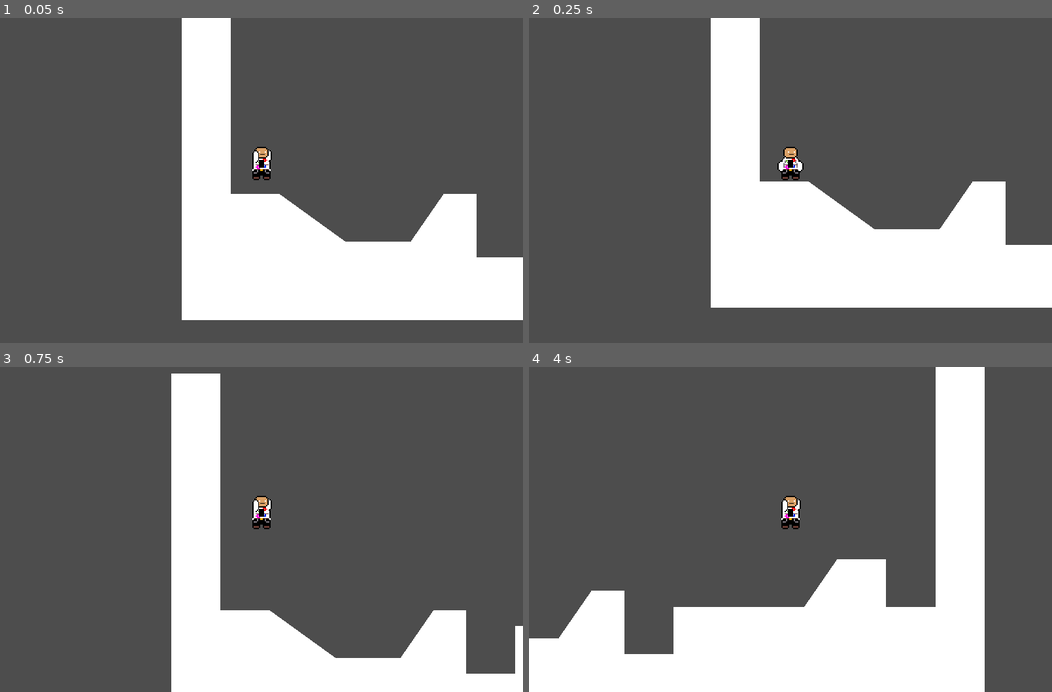
Above: before the commit, frames 1-4 (two rows, left to right).
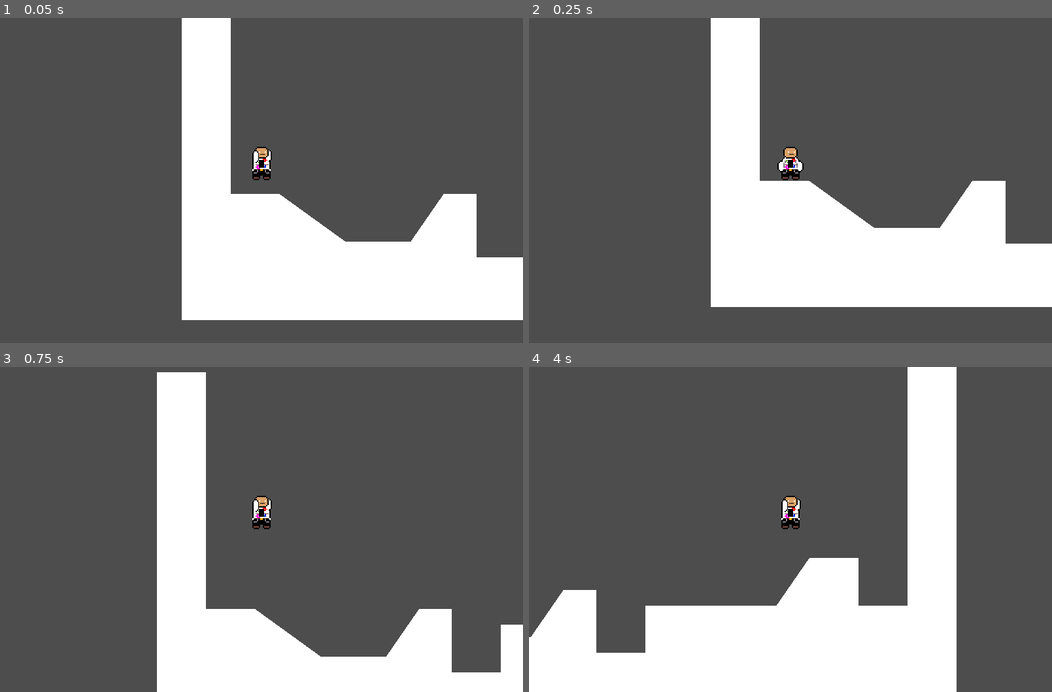
Above: after the commit, the same moments.

Repository: AnOropeza26/Capstone-game
Game: Godot game, scene res://world.tscn
The game is run twice, just before and just after one commit, with the same random seed, the same clock (stepped at 60 frames per second) and the same inputs.
Inputs:
- Up to frame 1 (0.05 s): no input
- Up to frame 2 (0.25 s): no input
- Up to frame 3 (0.75 s): tap Enter (ui_accept) at 0.5 s; hold Right (ui_right) from 0.53 s (still down)
- Up to frame 4 (4 s): tap Enter (ui_accept) at 0.77, 1.52, 3.02, 3.77 s; release Right (ui_right) at 2.03 s; hold Left (ui_left) 2.03-2.78 s; hold Right (ui_right) from 2.78 s (still down)

Frame 1 is identical in both runs. In frame 2, 0.3% of the frame differs, in the area x 34-100%, y 50-90%; in frame 3, 6.6%; in frame 4, 14%, in the area x 0-88%, y 0-100%.

Commit message:
tweaked movement + added coyote jump

Diff:
--- a/player.tscn
+++ b/player.tscn
@@ -7,13 +7,15 @@
 
 
 const SPEED = 175.0
-const ACCELERATION = 400.0
+const ACCELERATION = 1000.0
 const JUMP_VELOCITY = -400.0
-const FRICTION = 1000.0
+const FRICTION = 4000.0
 
 var gravity = ProjectSettings.get_setting(\"physics/2d/default_gravity\")
 
 @onready var animated_sprite_2d = $AnimatedSprite2D
+@onready var coyote_jump_timer: Timer = $CoyoteJumpTimer
+
 
 func _physics_process(delta):
 	apply_gravity(delta)
@@ -22,19 +24,24 @@
 	handle_acceleration(input_axis, delta)
 	apply_friction(input_axis, delta)
 	update_animations(input_axis)
+	var was_on_floor = is_on_floor()
 	move_and_slide()
+	var just_left_ledge = was_on_floor and not is_on_floor() and velocity.y >= 0
+	if just_left_ledge:
+		coyote_jump_timer.start()
+
 
 func apply_gravity(delta):
 	if not is_on_floor():
 		velocity.y += gravity * delta
 
 func handle_jump():
-	if  is_on_floor():
+	if  is_on_floor() or coyote_jump_timer.time_left > 0.0:
 		if Input.is_action_just_pressed(\"ui_accept\"):
 			velocity.y = JUMP_VELOCITY
-	else:
+	if not is_on_floor():
 		if Input.is_action_just_pressed(\"ui_accept\") and velocity.y < JUMP_VELOCITY/ 2 :
-			velocity.y = JUMP_VELOCITY / 2
+			velocity.y = JUMP_VELOCITY / 1.2
 
 func handle_acceleration(input_axis, delta):
 	if input_axis != 0:
@@ -158,7 +165,7 @@
 }]
 
 [sub_resource type="RectangleShape2D" id="RectangleShape2D_0mxds"]
-size = Vector2(22, 30)
+size = Vector2(20, 28)
 
 [node name="Player" type="CharacterBody2D"]
 floor_constant_speed = true
@@ -174,3 +181,7 @@
 [node name="CollisionShape2D" type="CollisionShape2D" parent="."]
 position = Vector2(0, -14)
 shape = SubResource("RectangleShape2D_0mxds")
+
+[node name="CoyoteJumpTimer" type="Timer" parent="."]
+wait_time = 0.2
+one_shot = true
